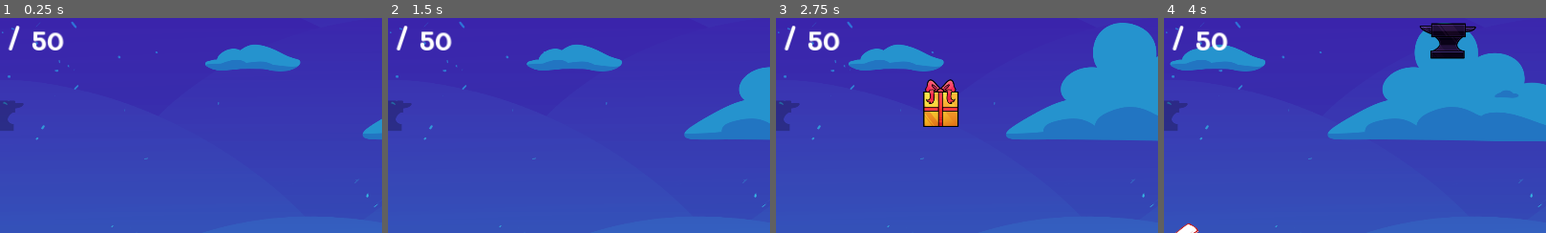
Above: before the commit, frames 1-4 (left to right).
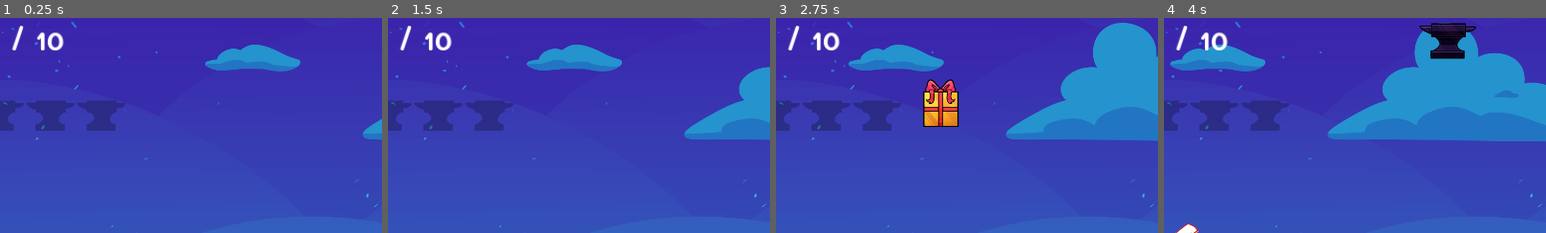
Above: after the commit, the same moments.

Repository: DfindWox/TGD-Jame-Gam-Christmas-Edition
Game: Godot game, scene res://scenes/levels/test.tscn
Two runs of this game, one before a commit and one after it. Both use one fixed random seed, a clock stepped at 60 frames per second and the inputs below. The engine's default icon, where the game draws it, is replaced by a stand-in: a white triangle on a blue panel in a dark square.
Inputs:
- Up to frame 1 (0.25 s): no input
- Up to frame 2 (1.5 s): tap Enter (ui_accept) at 0.5, 0.77 s; hold Right (move_right) 0.53-1.28 s; hold Shift (fever) 0.53-1.28 s; hold Down (move_down) from 1.28 s (still down); tap Shift (fever) at 1.35 s
- Up to frame 3 (2.75 s): tap Enter (ui_accept) at 1.52 s; release Down (move_down) at 2.03 s; hold Right (move_right) from 2.03 s (still down); hold Shift (fever) from 2.03 s (still down)
- Up to frame 4 (4 s): release Right (move_right) at 2.78 s; release Shift (fever) at 2.78 s; hold Up (move_up) 2.78-3.53 s; tap Shift (fever) at 2.85 s; tap Enter (ui_accept) at 3.02, 3.77 s; hold Left (move_left) from 3.53 s (still down); hold Shift (fever) from 3.53 s (still down)
The pictures show only the part of the screen within x 18-68%, y 7-57%; the shares and areas given below are measured in that part.

The runs differ from the first frame. In frame 1, 2.5% of the frame differs, in the area x 2-33%, y 3-53%; in frame 2, 2.5%; in frame 3, 2.5%; in frame 4, 2.5%.

Commit message:
vitoria e derrota online
so faltam os menus e as fases

Diff:
--- a/autoloads/PlayerData.gd
+++ b/autoloads/PlayerData.gd
@@ -9,26 +9,41 @@
 signal player_won
 
 var score : int = 0
+var required_score : int = 10
 var strikes : int = 0
+
+enum GameState {RUNNING, VICTORY, DEFEAT}
+var state : GameState = GameState.RUNNING
 
 ## Chamar sempre antes de começar uma fase.
 func reset_game() -> void:
 	score = 0
 	strikes = 0
+	state = GameState.RUNNING
 
 ## Se o modo é infinito, score aumenta de 100 em 100, pelo psicológico de número maior ser melhor.
 ## senão, basta aumentar de um em um
 func add_score() -> void:
-	score += 100
+	if state != GameState.RUNNING: return
+	score += 1
+	if score >= required_score:
+		win_game()
 
 ## Toda vez que uma bigorna cai na cidade.
-## Se caírem 3, a partida acaba.
+## Se caírem 5, a partida acaba.
 func add_strike() -> void:
+	if state != GameState.RUNNING: return
 	strikes += 1
-	if strikes >= 3:
+	if strikes >= 5:
 		lose_game()
 
 #TODO: Mostrar tela de derrota.
 func lose_game() -> void:
+	state = GameState.DEFEAT
+	player_lost.emit()
 	print_debug("VOCE PERDEU")
-	player_lost.emit()
+
+func win_game() -> void:
+	state = GameState.VICTORY
+	player_won.emit()
+	print_debug("VOCE VENCEU")
--- a/scenes/levels/hud/Hud.gd
+++ b/scenes/levels/hud/Hud.gd
@@ -11,17 +11,18 @@
 	# debug
 	#_test_ui(_delta)
 
-	set_present_count(PlayerData.score/100.0)
+	set_present_count()
 	set_strike_count(PlayerData.strikes)
 
 
-func set_present_count(value):
-	%LabelPresentsCount.text = "%02d" % [value]
+func set_present_count():
+	%LabelPresentsCount.text = "%02d" % [PlayerData.score]
+	%LabelPresentsMaxCount.text = "/ %02d" % [PlayerData.required_score]
 
 
 func set_strike_count(value):
 	#print_debug("strikes: ", value)
-	%StrikesBarFront.size.x = clamp(value*128,0,128*3)
+	%StrikesBarFront.size.x = clamp(value*128,0,128*5)
 
 
 
--- a/scenes/levels/hud/Hud.tscn
+++ b/scenes/levels/hud/Hud.tscn
@@ -57,9 +57,9 @@
 
 [node name="StrikesBarBack" type="TextureRect" parent="MarginContainer/VBoxContainer/StrikesBar"]
 modulate = Color(0, 0, 0, 0.243137)
-custom_minimum_size = Vector2(180, 0)
+custom_minimum_size = Vector2(640, 0)
 layout_mode = 1
-offset_right = 384.0
+offset_right = 640.0
 offset_bottom = 128.0
 scale = Vector2(0.6, 0.6)
 size_flags_horizontal = 0
--- a/src/Villain.gd
+++ b/src/Villain.gd
@@ -5,17 +5,33 @@
 var alternate_bullet = 1
 var chance_for_anvil := 0.5 # 50%
 
+var dead := false
+var escaping := false
+
+
+func _ready():
+	PlayerData.player_lost.connect(_on_player_lost)
+	PlayerData.player_won.connect(_on_player_won)
+
+
 func _physics_process(delta):
+
+	if dead:
+		position.y += delta*300
+		rotation_degrees += delta*720
+
+	if escaping:
+		position.x += delta*200
+
 	pass
 
 
 func _on_timer_timeout():
-	#test
+	if dead or escaping: return
+
 	change_bullet_pattern()
 	$AnimationPlayer.stop()
 	$AnimationPlayer.play("throw")
-
-	#throw_item()
 
 
 func change_bullet_pattern():
@@ -51,10 +67,15 @@
 	get_tree().current_scene.add_child(inst_bullet)
 
 
-
-
-
 func _on_animation_player_animation_finished(anim_name):
 	if anim_name == "throw":
 		$AnimationPlayer.play("idle")
 	pass # Replace with function body.
+
+func _on_player_won():
+	dead = true
+	pass
+
+func _on_player_lost():
+	escaping = true
+	pass
